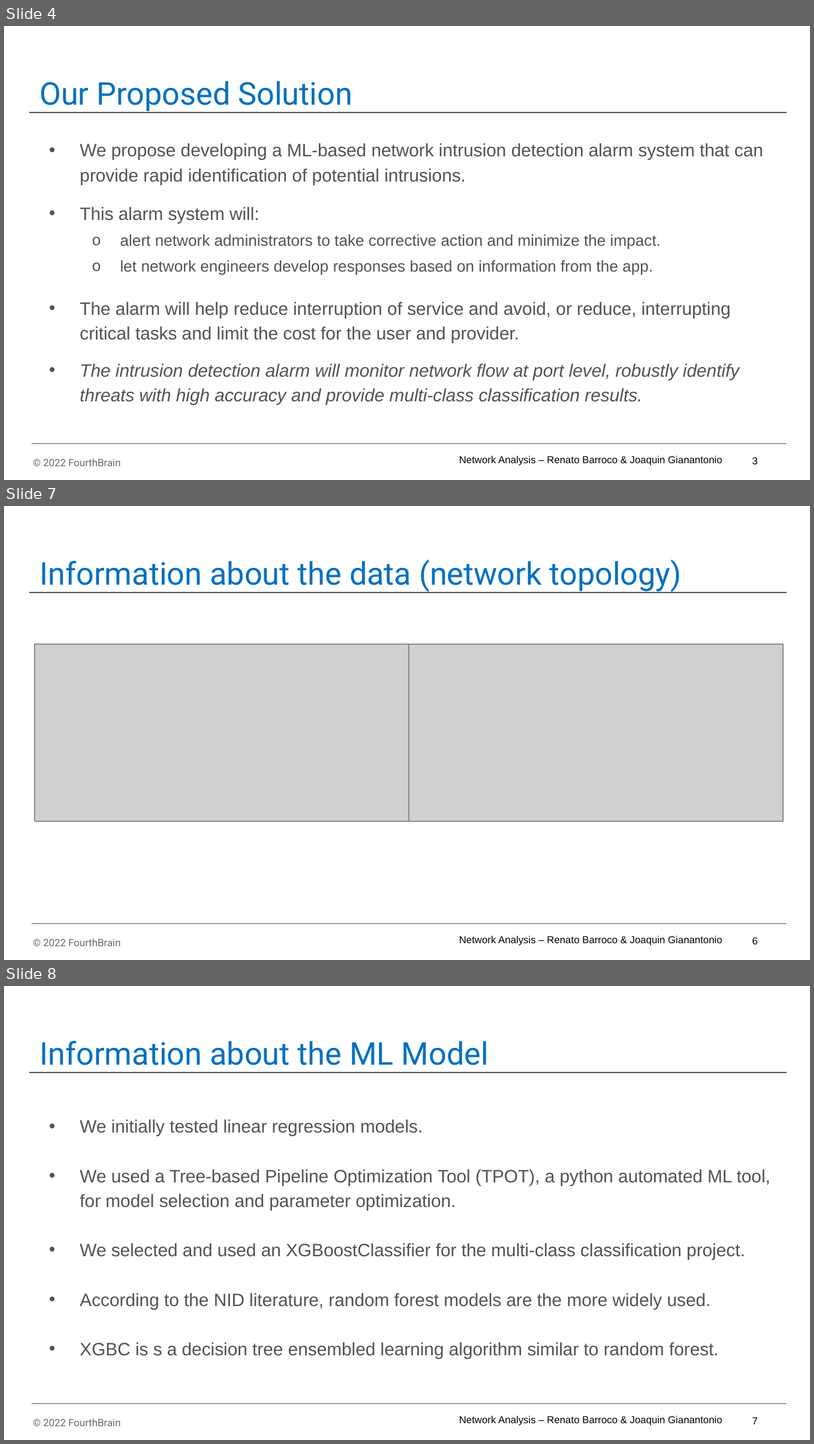
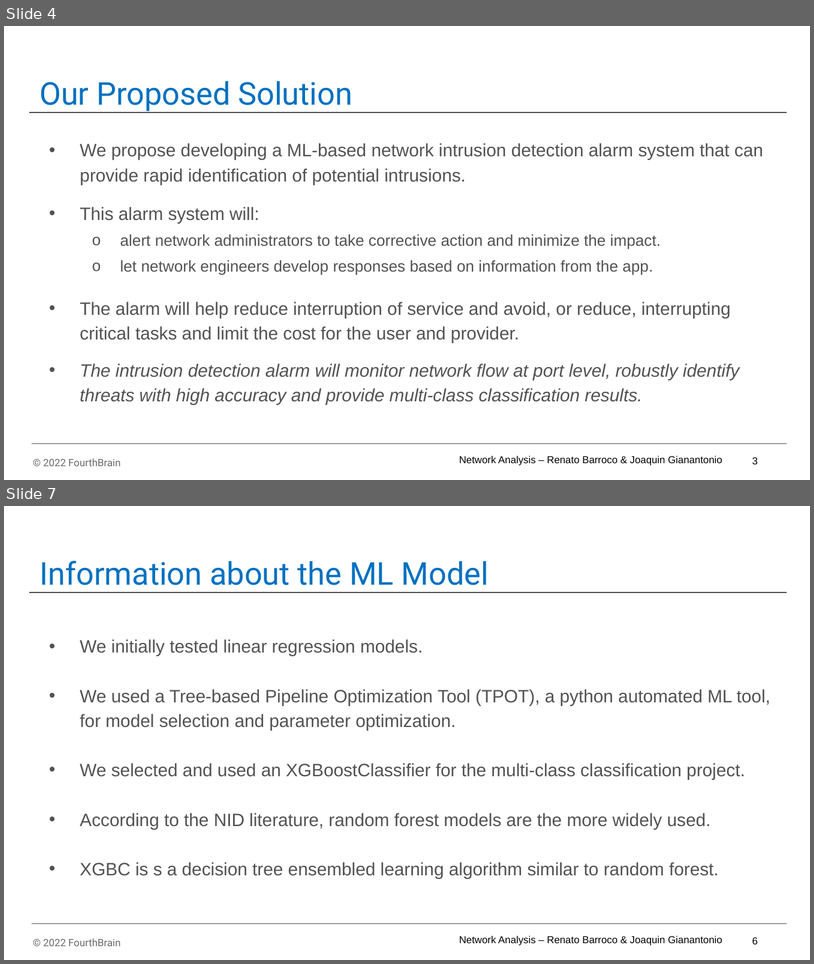
Before and after one commit to RBarroco/network-analytics-final, a slide deck: network-analytics-final/powerpoint/Network Analysis - MLE Capstone Presentation_v07.pptx. Shown one above the other, each under a label of ours: slides 4, 7 and 8 before the commit, slides 4 and 7 after it; the slides between them are not shown. The pictures are 814x1444 and 814x964 pixels, drawn with LibreOffice and Linux fonts; fonts in the diff are those of the drawing; grey boxes stand for pictures; background and template pictures are left out. Boxes give left, top, right and bottom in pixels: in the first picture for what was removed or moved away, otherwise in the second. Text is boxed around its words. In the diff, an @@ line names an element or a change of style, - is before the commit and + after.

Commit message:
On branch jg-docker-01 Your branch is up to date with 'origin/jg-docker-01'.
Changes to be committed:
	modified:   network-analytics-final/powerpoint/Network Analysis - MLE Capstone Presentation_v07.pptx
	modified:   network-analytics-final/powerpoint/excel-for-tables.xlsx
	new file:   network-analytics-final/powerpoint/~$Network Analysis - MLE Capstone Presentation_v07.pptx
	modified:   network-analytics-final/west-end/app/Dockerfile
	modified:   network-analytics-final/west-end/app/requirements.txt

```diff
--- a/network-analytics-final/powerpoint/Network Analysis - MLE Capstone Presentation_v07.pptx
+++ b/network-analytics-final/powerpoint/Network Analysis - MLE Capstone Presentation_v07.pptx
@@ slide 7 removed at [4,506,810,960], background #FFFFFF; not listed: 5 template elements that a slide beside it also shows @@
@@ title removed at [39,559,682,592] @@
-Information about the data (network topology)
@@ picture removed at [35,644,409,822] @@
@@ picture removed at [409,644,783,822] @@
@@ what was slide 8 is now slide 7 @@
@@ page number at [753,937,758,944]: text changed @@
-7
+6
```
Also in this commit, not shown: 4 slides changed, 5 other slides removed, 4 other files.
